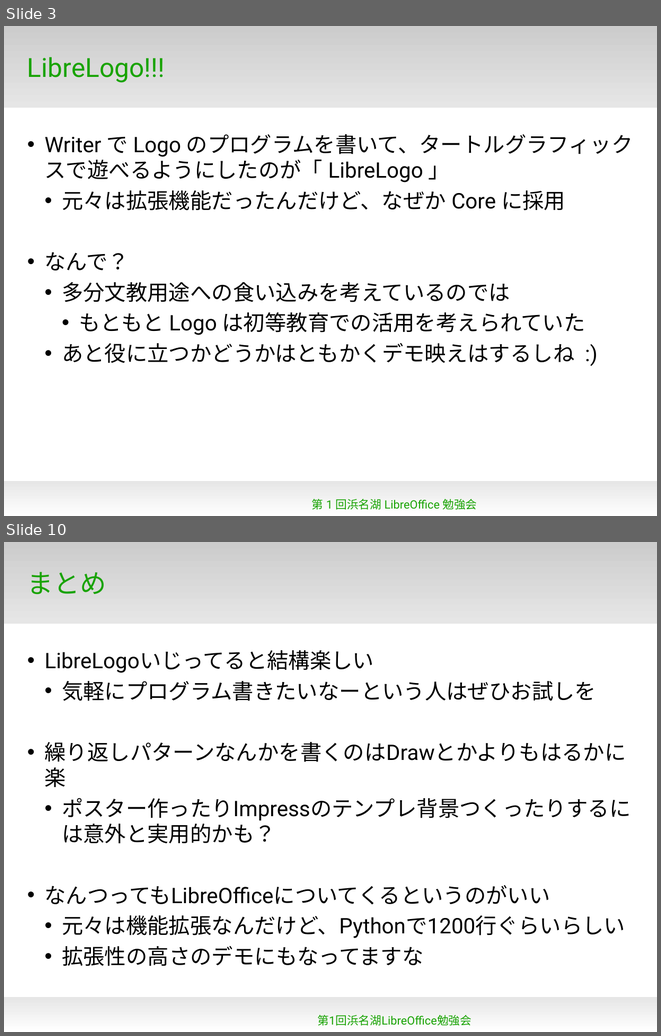
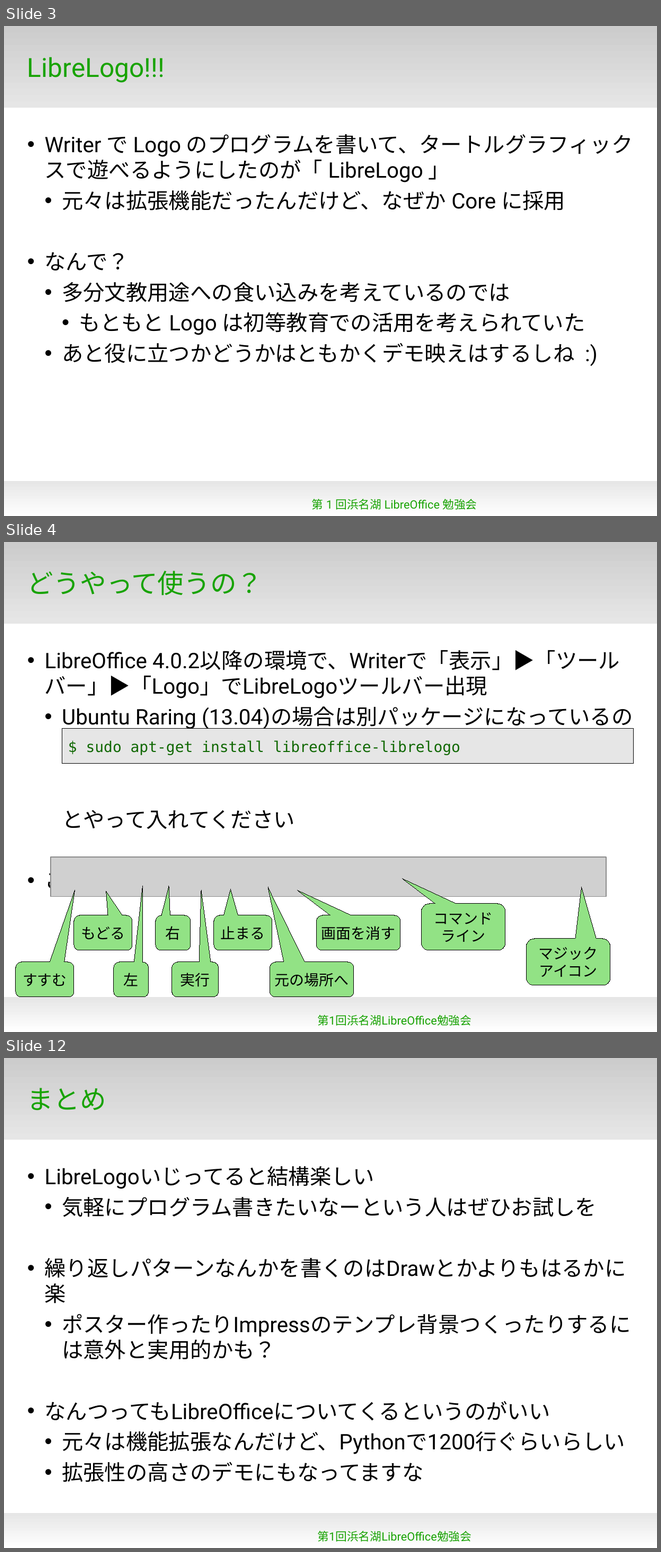
Before and after one commit to naruoga/KantoLibreOffice, a slide deck: Apr2013/LibreLogo.odp. Shown one above the other, each under a label of ours: slides 3 and 10 before the commit, slides 3, 4 and 12 after it; the slides between them are not shown. The pictures are 661x1036 and 661x1552 pixels, drawn with LibreOffice and Linux fonts; fonts in the diff are those of the drawing; grey boxes stand for pictures; background and template pictures are left out. Boxes give left, top, right and bottom in pixels: in the first picture for what was removed or moved away, otherwise in the second. Text is boxed around its words. In the diff, an @@ line names an element or a change of style, - is before the commit and + after.

```diff
--- a/Apr2013/LibreLogo.odp
+++ b/Apr2013/LibreLogo.odp
@@ slide 4 added at (4,542,657,1032), background #FFFFFF; not listed: 2 template elements that a slide beside it also shows @@
@@ title added at (27,571,263,595), 32 pt, text #18A303 @@
+どうやって使うの？
@@ text added at (45,650,633,893), 26 pt, text #000000 @@
+• LibreOffice 4.0.2以降の環境で、Writerで「表示」▶「ツールバー」▶「Logo」でLibreLogoツールバー出現
+  • Ubuntu Raring (13.04)の場合は別パッケージになっているので
+    とやって入れてください
+• こんな感じのツールバーが出るはず！
@@ rectangle added at (62,729,634,764), fill #E6E6E6, outline #000000 0 pt, 18 pt, text #106802 @@
+$ sudo apt-get install libreoffice-librelogo
@@ picture added at (51,857,607,897) @@
@@ rounded speech box added at (422,903,506,950), fill #92E285, outline #000000 0 pt, 18 pt, text #000000 @@
+コマンド
+ライン
@@ rounded speech box added at (74,915,132,950), fill #92E285, outline #000000 0 pt, 18 pt, text #000000 @@
+もどる
@@ rounded speech box added at (156,915,191,950), fill #92E285, outline #000000 0 pt, 18 pt, text #000000 @@
+右
@@ rounded speech box added at (214,915,272,950), fill #92E285, outline #000000 0 pt, 18 pt, text #000000 @@
+止まる
@@ rounded speech box added at (317,915,401,950), fill #92E285, outline #000000 0 pt, 18 pt, text #000000 @@
+画面を消す
@@ rounded speech box added at (527,938,611,985), fill #92E285, outline #000000 0 pt, 18 pt, text #000000 @@
+マジック
+アイコン
@@ rounded speech box added at (16,962,74,997), fill #92E285, outline #000000 0 pt, 18 pt, text #000000 @@
+すすむ
@@ rounded speech box added at (114,962,149,997), fill #92E285, outline #000000 0 pt, 18 pt, text #000000 @@
+左
@@ rounded speech box added at (171,962,219,997), fill #92E285, outline #000000 0 pt, 18 pt, text #000000 @@
+実行
@@ rounded speech box added at (270,962,354,997), fill #92E285, outline #000000 0 pt, 18 pt, text #000000 @@
+元の場所へ
@@ text added at (317,1014,471,1025), 14 pt, text #18A303 @@
+第1回浜名湖LibreOffice勉強会
@@ what was slide 10 is now slide 12 @@
```
Also in this commit, not shown: 6 slides changed, 2 other slides added, 1 slide removed, 5 other files.
